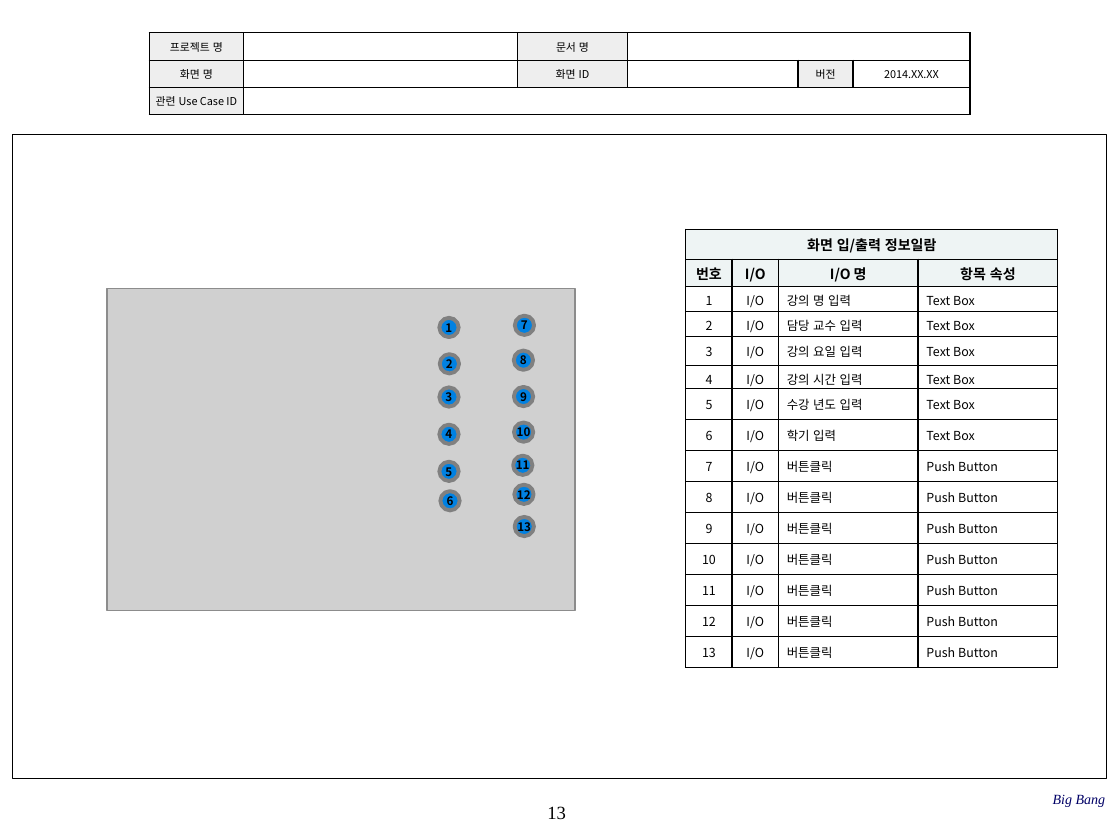
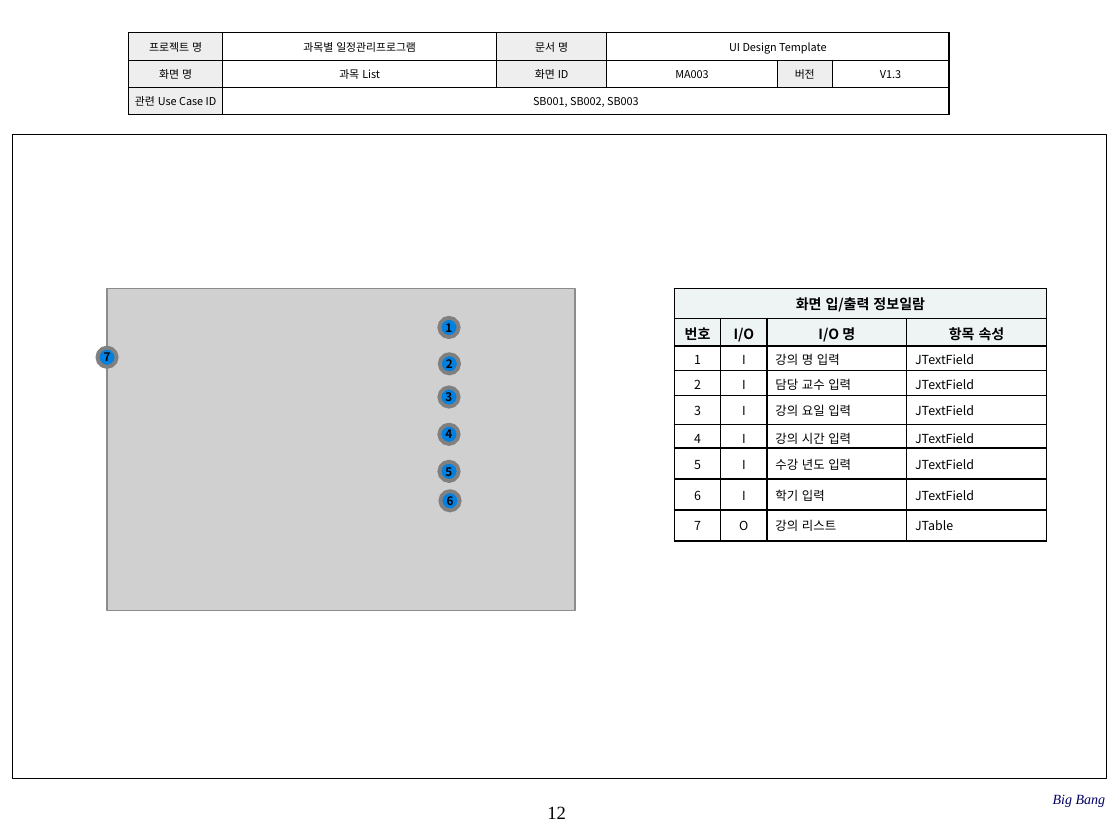
Before and after one commit to SE-admin/SE2017_1_bigbang, a slide deck: slide 12 of doc/3_ 설계서/UI Design Template.pptx (slide 13 before the commit). Drawn at 1120x840 pixels with LibreOffice and Linux fonts; fonts in the diff are those of the drawing; grey boxes stand for pictures; background and template pictures are left out. Boxes give left, top, right and bottom in pixels: in the first picture for what was removed or moved away, otherwise in the second. Text is boxed around its words. In the diff, an @@ line names an element or a change of style, - is before the commit and + after.

Commit message:
UI Design Template.pptx 수정 최종 수정

```diff
--- a/doc/3_ 설계서/UI Design Template.pptx
+++ b/doc/3_ 설계서/UI Design Template.pptx
@@ table at [129, 32, 950, 114] @@
-row 1, column 2: 
+row 1, column 2: 과목별 일정관리프로그램
-row 1, column 4: 
+row 1, column 4: UI Design Template
-row 2: 화면 명 |  | 화면 ID |  | 버전 | 2014.XX.XX
+row 2: 화면 명 | 과목 List | 화면 ID | MA003 | 버전 | V1.3
-row 3, column 2: 
+row 3, column 2: SB001, SB002, SB003
@@ table: place and size @@
-table at [149, 32, 970, 114]
+table at [129, 32, 950, 114]
@@ table at [674, 289, 1046, 541] @@
-row 3: 1 | I/O | 강의 명 입력 | Text Box
-row 4: 2 | I/O | 담당 교수 입력 | Text Box
-row 5: 3 | I/O | 강의 요일 입력 | Text Box
-row 6: 4 | I/O | 강의 시간 입력 | Text Box
-row 7: 5 | I/O | 수강 년도 입력 | Text Box
-row 8: 6 | I/O | 학기 입력 | Text Box
-row 9: 7 | I/O | 버튼클릭 | Push Button
-row 10: 8 | I/O | 버튼클릭 | Push Button
-row 11: 9 | I/O | 버튼클릭 | Push Button
-row 12: 10 | I/O | 버튼클릭 | Push Button
-row 13: 11 | I/O | 버튼클릭 | Push Button
-row 14: 12 | I/O | 버튼클릭 | Push Button
-row 15: 13 | I/O | 버튼클릭 | Push Button
+row 3: 1 | I | 강의 명 입력 | JTextField
+row 4: 2 | I | 담당 교수 입력 | JTextField
+row 5: 3 | I | 강의 요일 입력 | JTextField
+row 6: 4 | I | 강의 시간 입력 | JTextField
+row 7: 5 | I | 수강 년도 입력 | JTextField
+row 8: 6 | I | 학기 입력 | JTextField
+row 9: 7 | O | 강의 리스트 | JTable
@@ table: place and size @@
-table at [685, 230, 1057, 668]
+table at [674, 289, 1046, 541]
@@ ellipse "7": place and size @@
-ellipse "7" at [515, 316, 534, 335]
+ellipse "7" at [97, 347, 116, 366]
@@ ellipse removed at [514, 351, 533, 370] @@
-8
@@ ellipse removed at [514, 386, 533, 405] @@
-9
@@ ellipse removed at [514, 422, 533, 441] @@
-10
@@ ellipse removed at [513, 456, 532, 475] @@
-11
@@ ellipse removed at [514, 485, 533, 504] @@
-12
@@ ellipse removed at [515, 516, 534, 535] @@
-13
@@ page number at [547, 806, 566, 819]: text changed @@
-13
+12
```
Also in this commit, not shown: 10 other slides changed, 2 slides removed.
